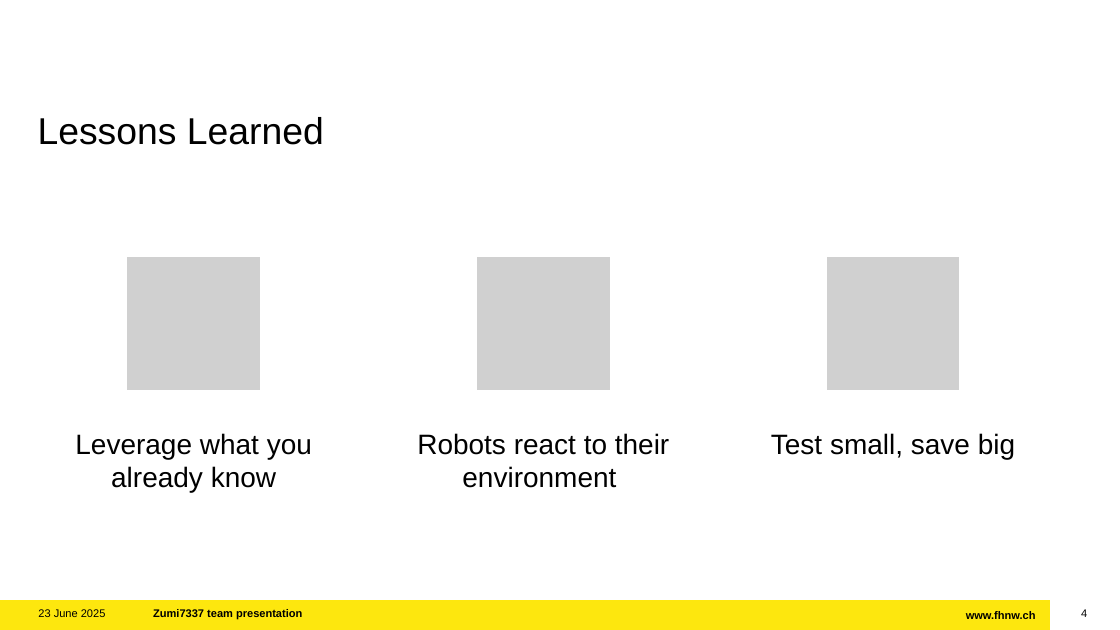
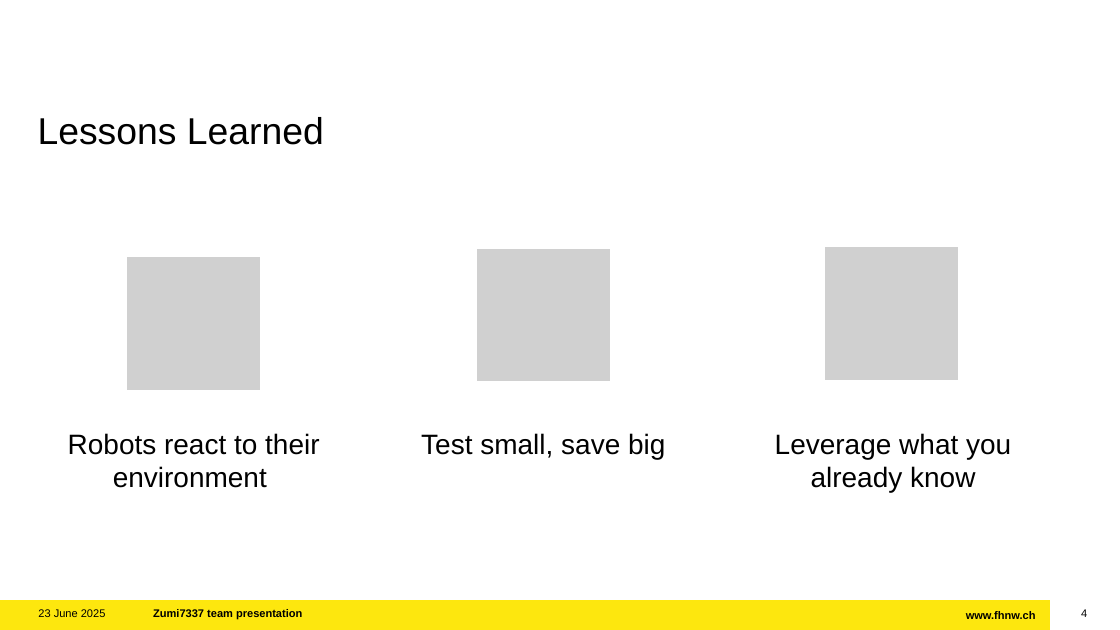
Before and after one commit to mikeandrusyak/robot_challenge, a slide deck: slide 4 of documents/Zumi7337 team presentation.pptx. Drawn at 1120x630 pixels with LibreOffice and Linux fonts; fonts in the diff are those of the drawing; grey boxes stand for pictures; background and template pictures are left out. Boxes give left, top, right and bottom in pixels: in the first picture for what was removed or moved away, otherwise in the second. Text is boxed around its words. In the diff, an @@ line names an element or a change of style, - is before the commit and + after.

```diff
--- a/documents/Zumi7337 team presentation.pptx
+++ b/documents/Zumi7337 team presentation.pptx
@@ picture moved from (x1=476, y1=257, x2=610, y2=391) to (x1=476, y1=248, x2=610, y2=381) @@
@@ picture moved from (x1=826, y1=257, x2=960, y2=391) to (x1=825, y1=247, x2=959, y2=381) @@
@@ text "Robots react to their environment" moved from (x1=417, y1=433, x2=669, y2=488) to (x1=68, y1=433, x2=319, y2=488) @@
@@ text "Test small, save big" moved from (x1=771, y1=433, x2=1015, y2=459) to (x1=421, y1=433, x2=665, y2=459) @@
@@ text "Leverage what you already know" moved from (x1=75, y1=433, x2=312, y2=492) to (x1=775, y1=433, x2=1011, y2=492) @@
```
